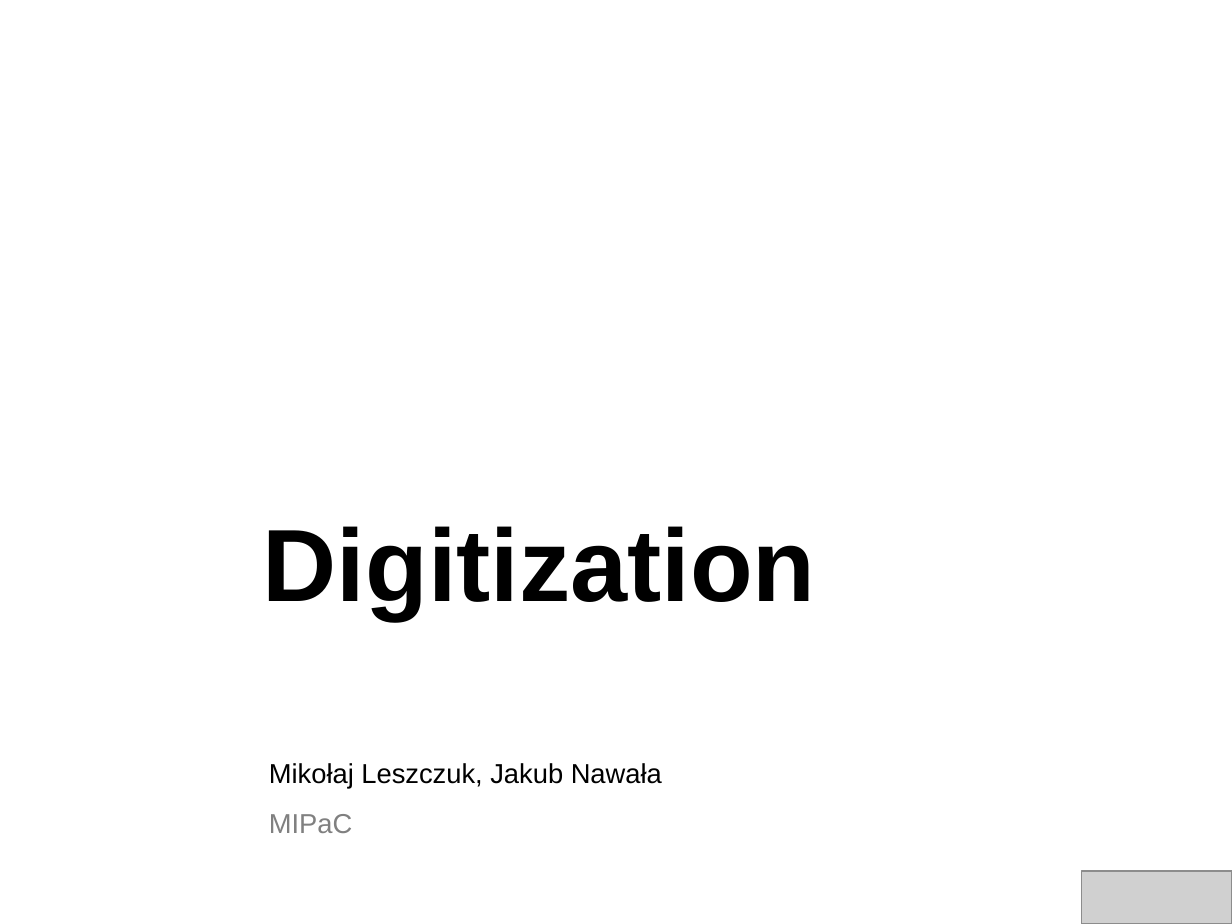
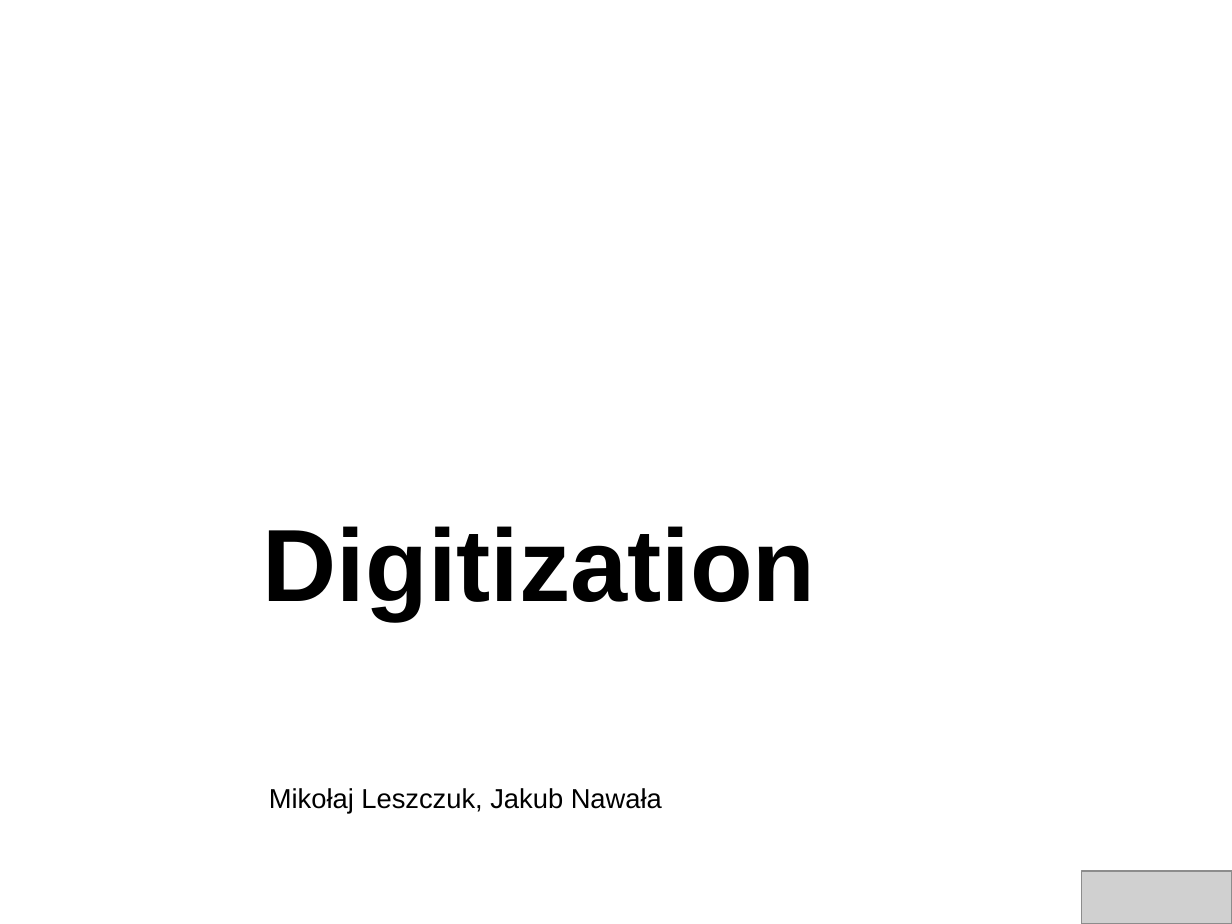
Before and after one commit to miklesz/AMIPaC, a slide deck: slide 1 of 01 Digitization/Digitization_Light.pptx. Drawn at 1232x924 pixels with LibreOffice and Linux fonts; fonts in the diff are those of the drawing; grey boxes stand for pictures; background and template pictures are left out. Boxes give left, top, right and bottom in pixels: in the first picture for what was removed or moved away, otherwise in the second. Text is boxed around its words. In the diff, an @@ line names an element or a change of style, - is before the commit and + after.

```diff
--- a/01 Digitization/Digitization_Light.pptx
+++ b/01 Digitization/Digitization_Light.pptx
@@ text at bbox=[269, 814, 352, 833]: paragraph removed @@
-MIPaC
```
Also in this commit, not shown: 2 other slides changed.
